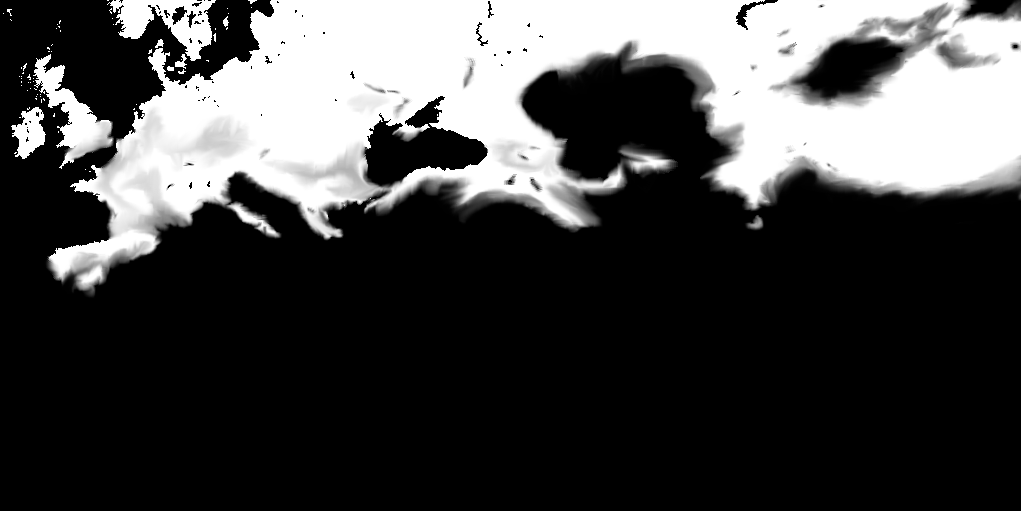
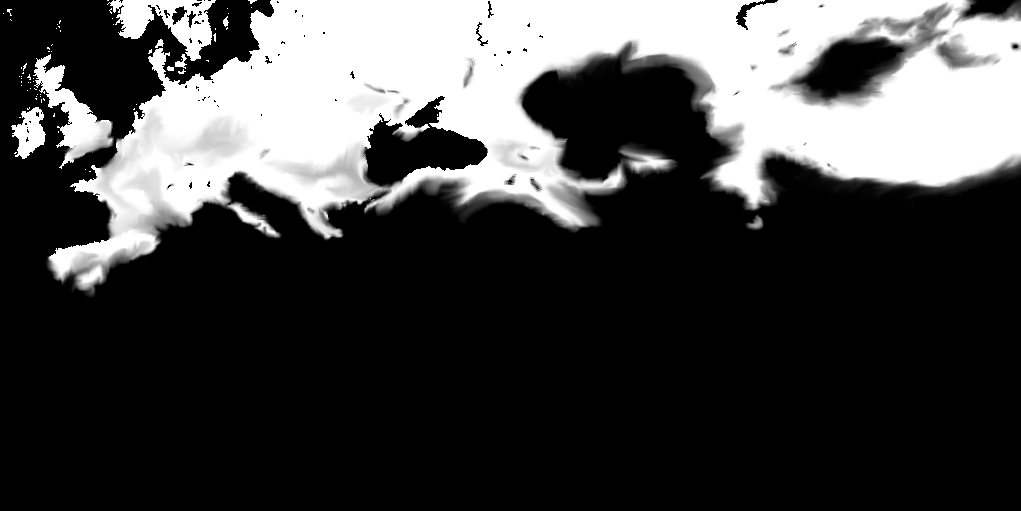
The second 1021×511 image is a revision of the first. Changes to its layers:
painted on "map_snow.tga" over left=754, top=146, right=1021, bottom=206
